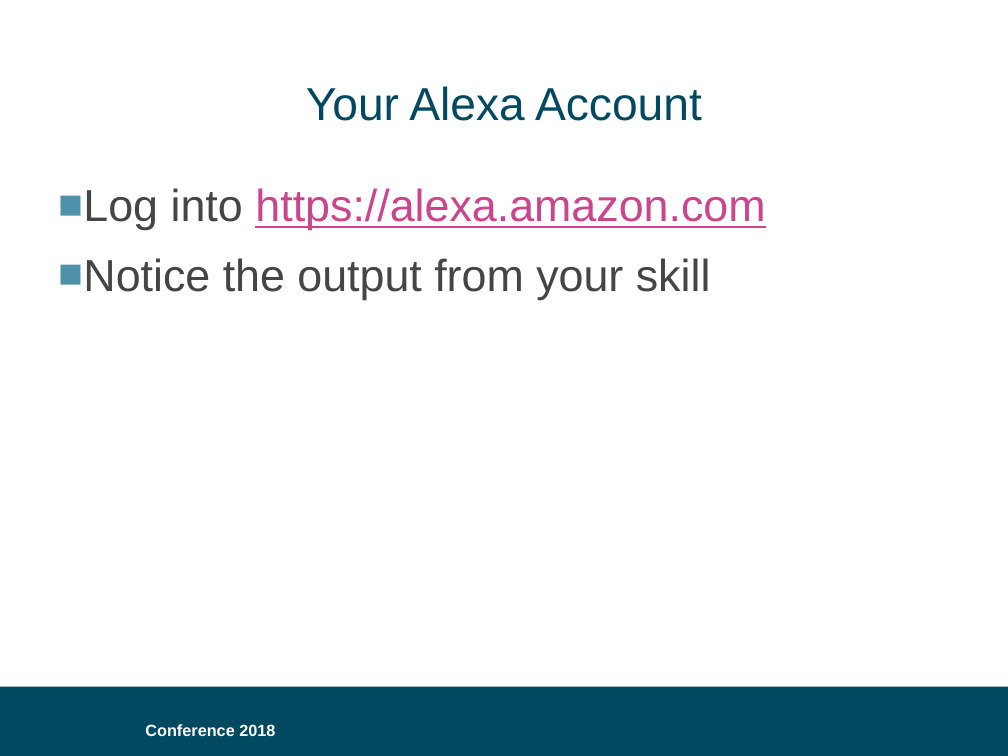
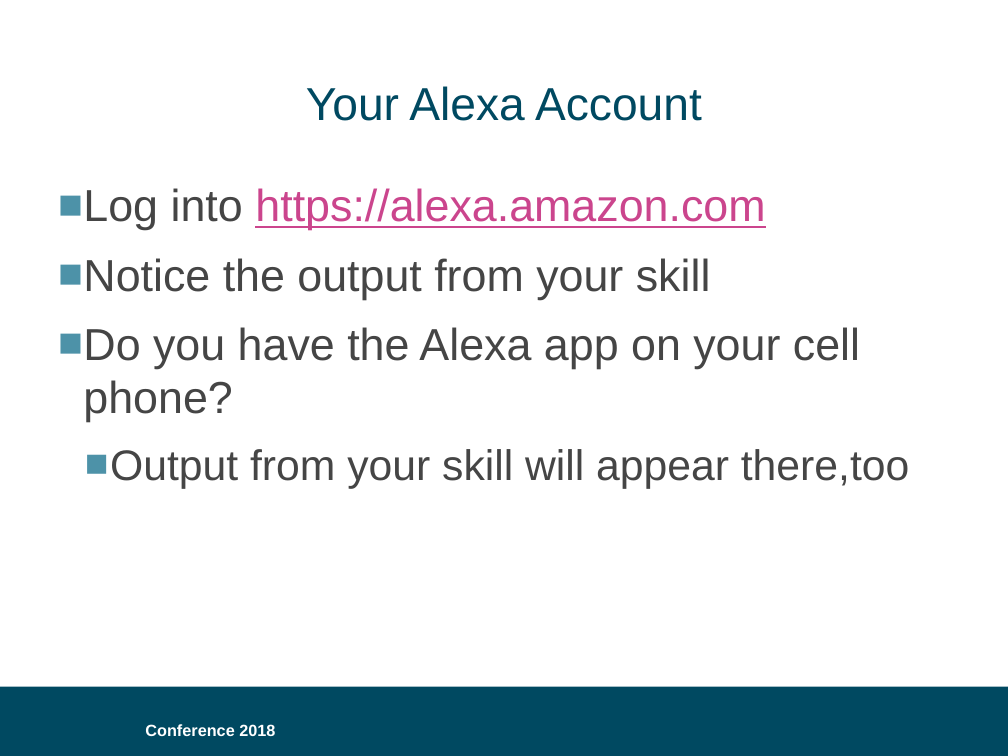
Before and after one commit to bklug/introductory-alexa-workshop, a slide deck: slide 28 of build-an-alexa-skill-for.pptx. Drawn at 1008x756 pixels with LibreOffice and Linux fonts; fonts in the diff are those of the drawing; background and template pictures are left out. Boxes give left, top, right and bottom in pixels: in the first picture for what was removed or moved away, otherwise in the second. Text is boxed around its words. In the diff, an @@ line names an element or a change of style, - is before the commit and + after.

```diff
--- a/build-an-alexa-skill-for.pptx
+++ b/build-an-alexa-skill-for.pptx
@@ text at [83,327,909,489]: paragraphs added @@
+■ Do you have the Alexa app on your cell phone?
+  ■ Output from your skill will appear there,too
```
